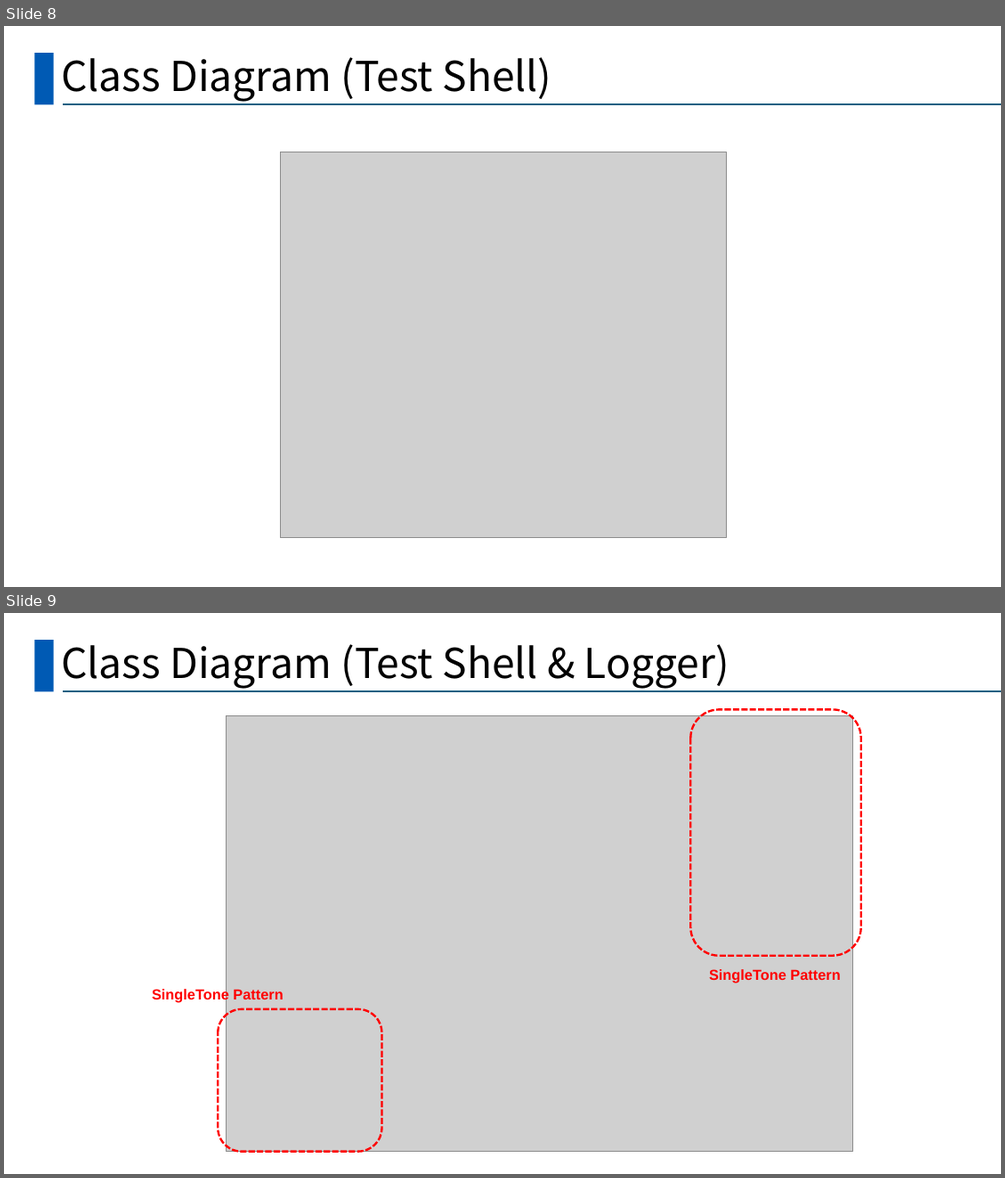
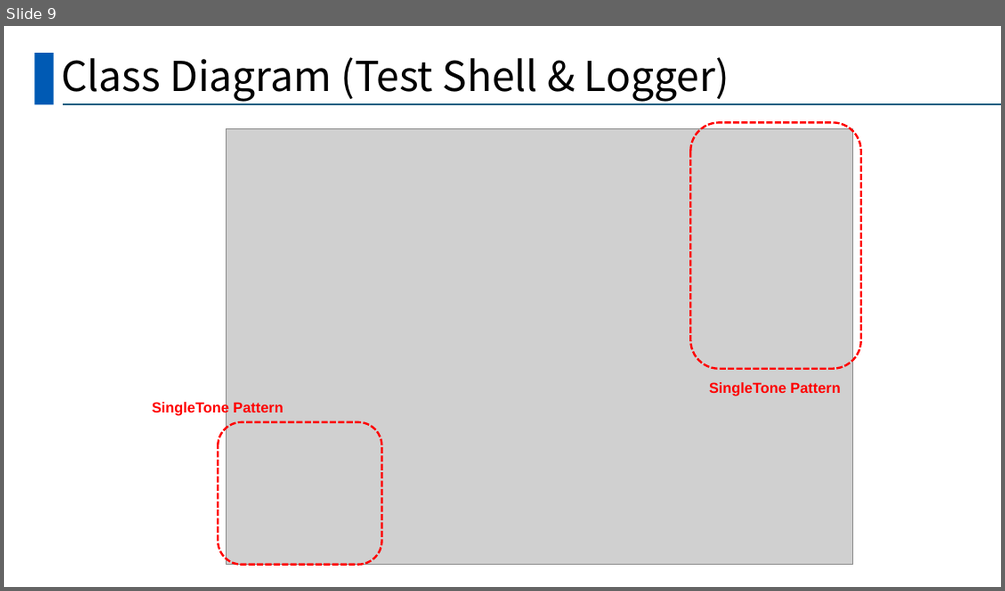
Before and after one commit to hy-ra-na/presentation_Americano, a slide deck: 발표양식.pptx. Shown one above the other, each under a label of ours: slides 8 and 9 before the commit, slide 9 after it. The pictures are 1005x1178 and 1005x591 pixels, drawn with LibreOffice and Linux fonts; fonts in the diff are those of the drawing; grey boxes stand for pictures. Boxes give left, top, right and bottom in pixels: in the first picture for what was removed or moved away, otherwise in the second. Text is boxed around its words. In the diff, an @@ line names an element or a change of style, - is before the commit and + after.

```diff
--- a/발표양식.pptx
+++ b/발표양식.pptx
@@ slide 8 removed at (4, 26, 1001, 587), background #FFFFFF; not listed: 2 template elements that a slide beside it also shows @@
@@ title removed at (61, 57, 551, 102) @@
-Class Diagram (Test Shell)
@@ picture removed at (280, 152, 727, 538) @@
```
Also in this commit, not shown: 2 slides changed, 3 slides added, 1 other slide removed.
